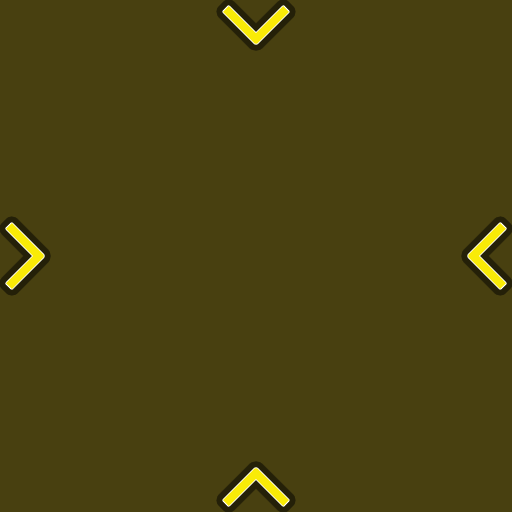
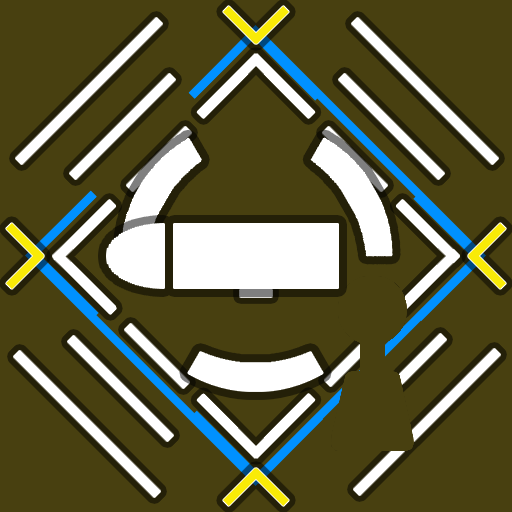
Two versions of the same layered image (512 x 512). Layer-by-layer changes:
added group "GI" with 4 layers above "Desolator" over <box>107,224,338,288</box>
added group "Crosshair" (1st of 3, in "GI") with 3 layers in group "GI" over <box>107,224,338,288</box>
added group "bak copy" (1st of 2, in "GI" › "Crosshair") with 2 layers in group "Crosshair" over <box>107,224,338,288</box>
added layer "Layer 9" in group "bak copy" over <box>107,224,164,288</box>
added layer "Layer 8" in group "bak copy" over <box>174,224,338,288</box>
showed group "Desolator" (17 layers), moved it above "yellow ghetto eraso" over <box>41,69,471,478</box>
renamed "Group 1 copy" to "yellow ghetto eraso", showed it over <box>331,276,414,451</box>
painted on "Rectangle 1 copy 13" (5th of 6, in "OverlayYellow" › "Indicator Dash Inner Reverse copy" › "rectangle bak copy 4") over <box>231,468,261,504</box>
showed group "ColorOverlayWhite" (49 layers) over <box>7,11,503,503</box>
showed group "rectangle bak" (4 layers) over <box>28,28,484,484</box>
showed "Rectangle 1 copy 7" over <box>25,25,486,486</box>
